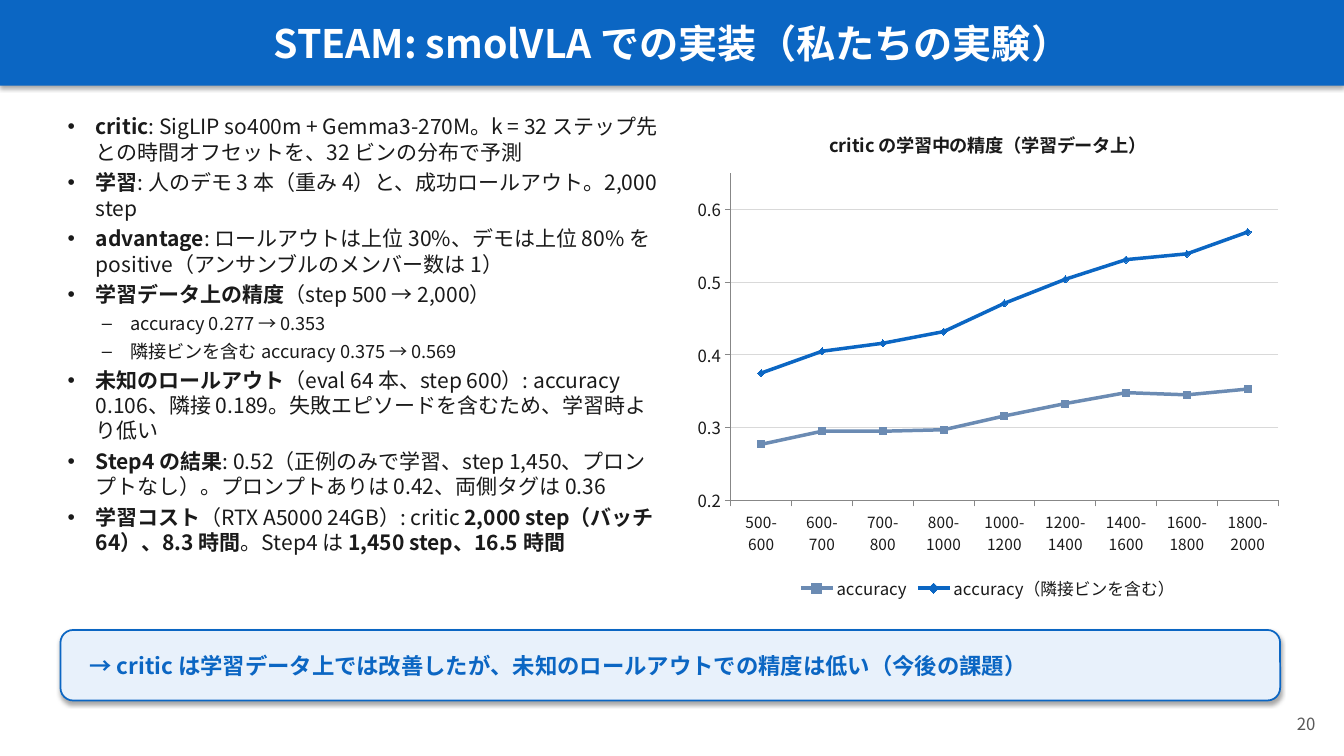
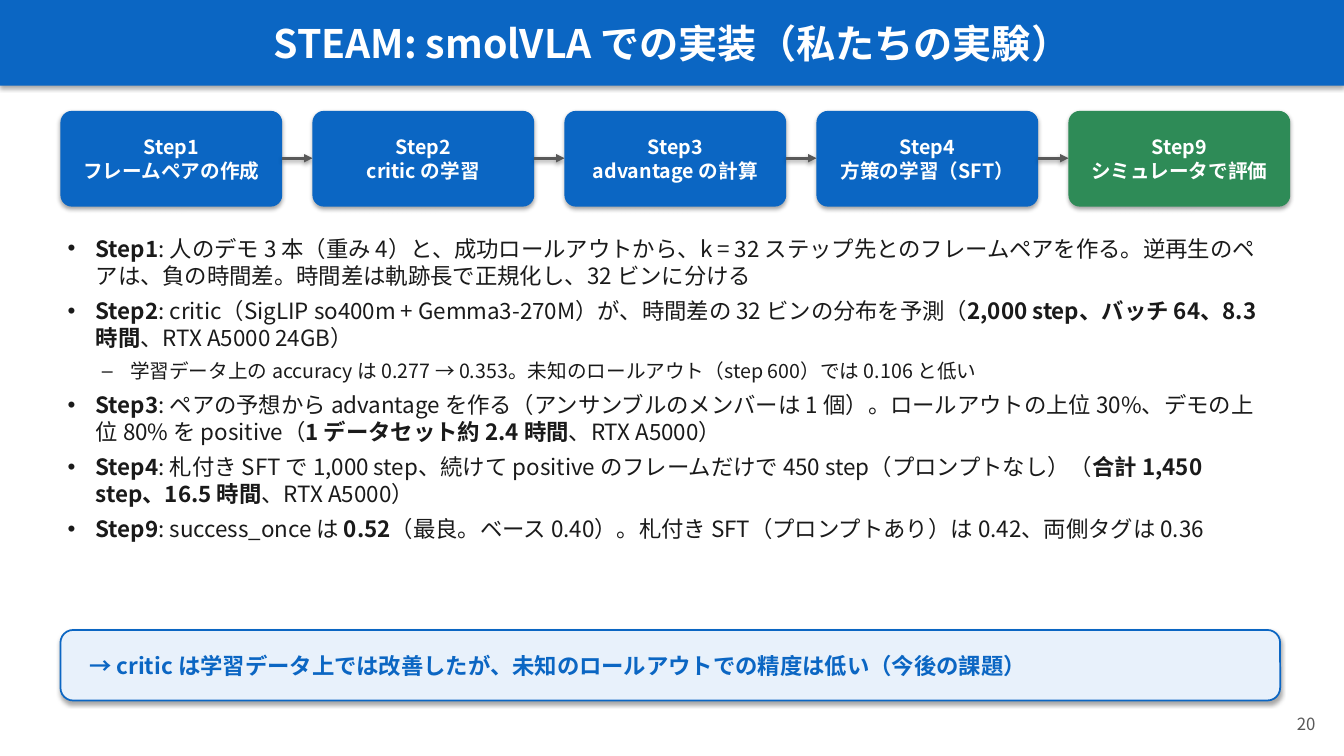
Before and after one commit to Junhand/libero_RL, a slide deck: slide 20 of docs/RECAP_STEAM_RLToken.pptx. Drawn at 1344x756 pixels with LibreOffice and Linux fonts; fonts in the diff are those of the drawing. Boxes give left, top, right and bottom in pixels: in the first picture for what was removed or moved away, otherwise in the second. Text is boxed around its words. In the diff, an @@ line names an element or a change of style, - is before the commit and + after.

```diff
--- a/docs/RECAP_STEAM_RLToken.pptx
+++ b/docs/RECAP_STEAM_RLToken.pptx
@@ rounded rectangle added at (x1=60, y1=111, x2=282, y2=207), fill #0B66C3, 14 pt, text #FFFFFF, bold @@
+Step1
+フレームペアの作成
@@ text removed at (x1=96, y1=116, x2=657, y2=556) @@
-• critic: SigLIP so400m + Gemma3-270M。k = 32 ステップ先との時間オフセットを、32 ビンの分布で予測
-• 学習: 人のデモ 3 本（重み 4）と、成功ロールアウト。2,000 step
-• advantage: ロールアウトは上位 30%、デモは上位 80% を positive（アンサンブルのメンバー数は 1）
-• 学習データ上の精度（step 500 → 2,000）
-– accuracy 0.277 → 0.353
-– 隣接ビンを含む accuracy 0.375 → 0.569
-• 未知のロールアウト（eval 64 本、step 600）: accuracy 0.106、隣接 0.189。失敗エピソードを含むため、学習時より低い
-• Step4 の結果: 0.52（正例のみで学習、step 1,450、プロンプトなし）。プロンプトありは 0.42、両側タグは 0.36
-• 学習コスト（RTX A5000 24GB）: critic 2,000 step（バッチ 64）、8.3 時間。Step4 は 1,450 step、16.5 時間
@@ rounded rectangle added at (x1=313, y1=111, x2=534, y2=207), fill #0B66C3, 14 pt, text #FFFFFF, bold @@
+Step2
+critic の学習
@@ rounded rectangle added at (x1=565, y1=111, x2=786, y2=207), fill #0B66C3, 14 pt, text #FFFFFF, bold @@
+Step3
+advantage の計算
@@ line chart removed at (x1=686, y1=111, x2=1291, y2=605) @@
-title "critic の学習中の精度（学習データ上）"
-categories: 500-600, 600-700, 700-800, 800-1000, 1000-1200, 1200-1400, 1400-1600, 1600-1800, 1800-2000
-accuracy: 0.28, 0.29, 0.29, 0.3, 0.32, 0.33, 0.35, 0.34, 0.35
-accuracy（隣接ビンを含む）: 0.38, 0.41, 0.42, 0.43, 0.47, 0.5, 0.53, 0.54, 0.57
@@ rounded rectangle added at (x1=817, y1=111, x2=1038, y2=207), fill #0B66C3, 14 pt, text #FFFFFF, bold @@
+Step4
+方策の学習（SFT）
@@ rounded rectangle added at (x1=1069, y1=111, x2=1291, y2=207), fill #2E8B57, 14 pt, text #FFFFFF, bold @@
+Step9
+シミュレータで評価
@@ arrow added from (282, 158) to (313, 158), #595959 2 pt @@
@@ arrow added from (534, 158) to (565, 158), #595959 2 pt @@
@@ arrow added from (786, 158) to (817, 158), #595959 2 pt @@
@@ arrow added from (1038, 158) to (1069, 158), #595959 2 pt @@
@@ text added at (x1=96, y1=238, x2=1256, y2=542), 16 pt, text #1A1A1A @@
+• Step1: 人のデモ 3 本（重み 4）と、成功ロールアウトから、k = 32 ステップ先とのフレームペアを作る。逆再生のペアは、負の時間差。時間差は軌跡長で正規化し、32 ビンに分ける
+• Step2: critic（SigLIP so400m + Gemma3-270M）が、時間差の 32 ビンの分布を予測（2,000 step、バッチ 64、8.3 時間、RTX A5000 24GB）
+– 学習データ上の accuracy は 0.277 → 0.353。未知のロールアウト（step 600）では 0.106 と低い
+• Step3: ペアの予想から advantage を作る（アンサンブルのメンバーは 1 個）。ロールアウトの上位 30%、デモの上位 80% を positive（1 データセット約 2.4 時間、RTX A5000）
+• Step4: 札付き SFT で 1,000 step、続けて positive のフレームだけで 450 step（プロンプトなし）（合計 1,450 step、16.5 時間、RTX A5000）
+• Step9: success_once は 0.52（最良。ベース 0.40）。札付き SFT（プロンプトあり）は 0.42、両側タグは 0.36
```
Also in this commit, not shown: 1 other file.
